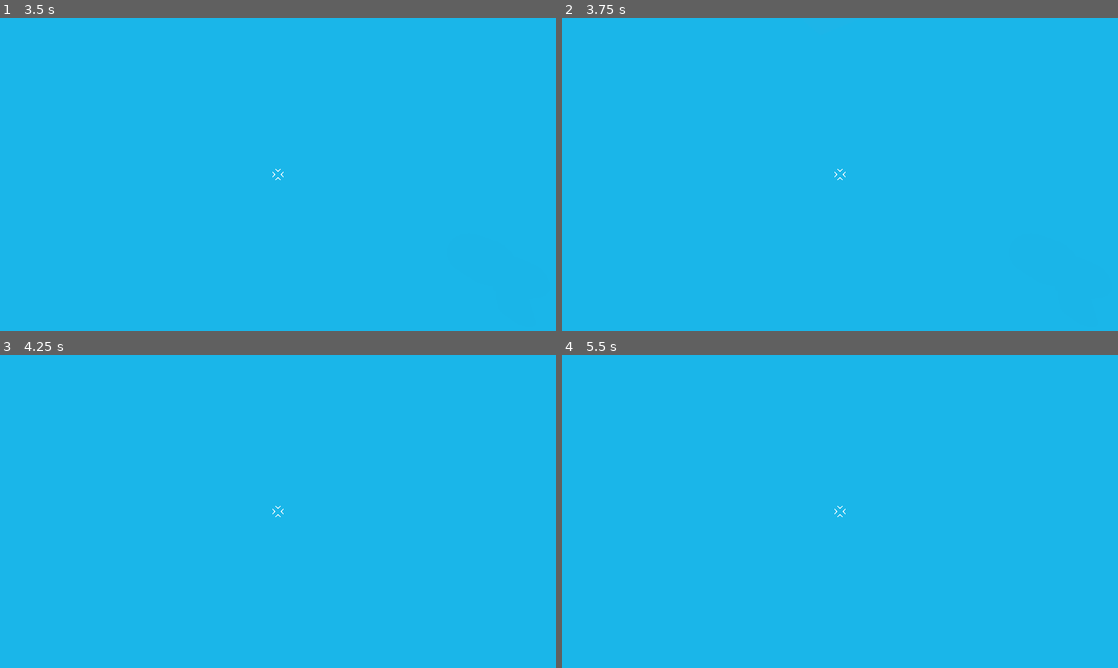
Above: before the commit, frames 1-4 (two rows, left to right).
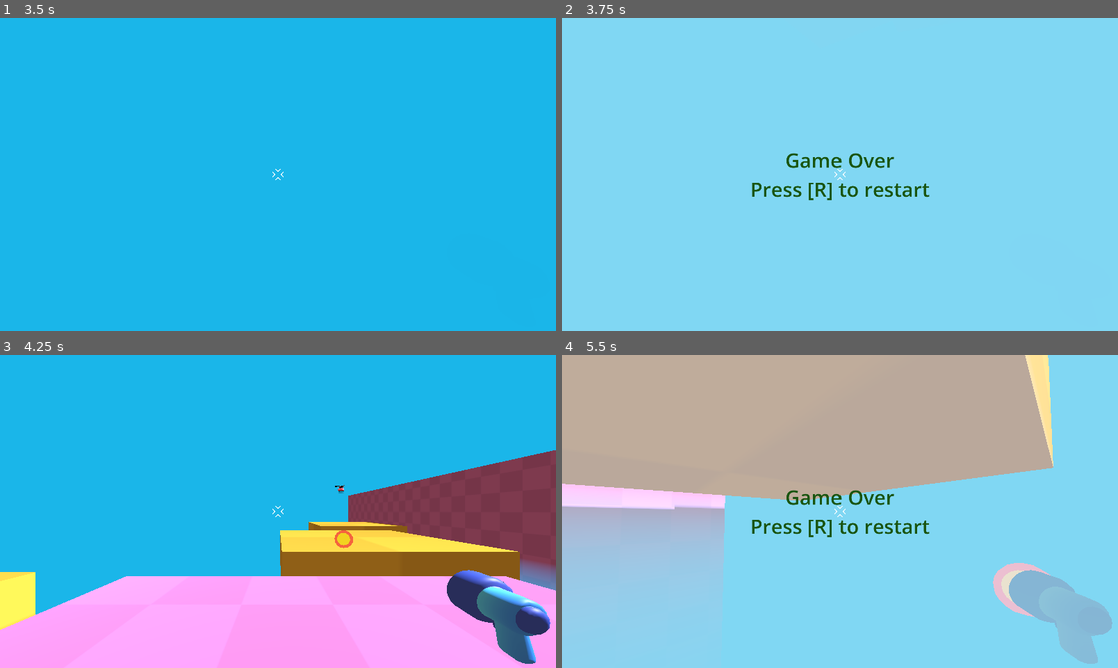
Above: after the commit, the same moments.

Repository: YvanDesPatates/Jelly_Belly_3D
Game: Godot game, scene res://level/game.tscn
The game is run twice, just before and just after one commit, with the same random seed, the same clock (stepped at 60 frames per second) and the same inputs.
Inputs (mouse positions are in pixels of both pictures, inside the frame that each line leads up to):
- Up to frame 1 (3.5 s): move the mouse to (305, 174) at 0.52 s; press the mouse at (305, 174) at 0.53 s; hold W (move_forward) from 0.53 s (still down); tap Space (jump) at 0.77, 1.52, 3.02 s; move the mouse to (250, 174) at 1.27 s; release the mouse at (250, 174) at 1.28 s; click (250, 174) at 1.35 s; move the mouse to (289, 168) at 2.02 s; press the mouse at (289, 168) at 2.03 s; move the mouse to (272, 180) at 2.77 s; release the mouse at (272, 180) at 2.78 s; click (272, 180) at 2.85 s
- Up to frame 2 (3.75 s): keep holding W (move_forward); tap Enter at 3.5 s; move the mouse to (878, 177) at 3.52 s; press the mouse at (878, 177) at 3.53 s
- Up to frame 3 (4.25 s): keep holding W (move_forward); tap Space (jump) at 3.77 s; tap R (restart, bound only after the commit) at 4.15 s
- Up to frame 4 (5.5 s): keep holding W (move_forward); move the mouse to (795, 508) at 4.27 s; release the mouse at (795, 508) at 4.28 s; click (795, 508) at 4.35 s; tap Space (jump) at 4.52 s; move the mouse to (845, 511) at 5.02 s; press the mouse at (845, 511) at 5.03 s

Frame 1 is identical in both runs. In frame 2, 100% of the frame differs, in the area x 0-100%, y 0-100%; in frame 3, 43%; in frame 4, 100%.

Commit message:
game over and restart

Diff:
--- /dev/null
+++ b/level/end_zone_player_killer.gd
@@ -0,0 +1 @@
+extends Area3D
--- a/level/game.tscn
+++ b/level/game.tscn
@@ -6,14 +6,27 @@
 [ext_resource type="Script" uid="uid://vqfuouvfka5p" path="res://level/MoovingPlateform.gd" id="4_l5ub2"]
 [ext_resource type="Script" uid="uid://qn138cn5r048" path="res://mob/spawners_manager.gd" id="6_8jqrf"]
 [ext_resource type="PackedScene" uid="uid://dqif2r4xg7gkr" path="res://mob/spawner.tscn" id="6_to0a4"]
+[ext_resource type="Script" uid="uid://uqn42n1i0vjg" path="res://level/end_zone_player_killer.gd" id="7_8jqrf"]
 
 [sub_resource type="GDScript" id="GDScript_to0a4"]
 script/source = "extends Node3D
 
 @onready var bat_model: Node3D = %bat_model
+@onready var canvas_layer: CanvasLayer = %CanvasLayer
+
+func _ready() -> void:
+	canvas_layer.visible = false
 
 func take_damage():
 	bat_model.hurt()
+
+func game_over():
+	canvas_layer.visible = true
+	get_tree().paused = true
+
+
+func _on_end_zone_player_killer_entered(area: Area3D) -> void:
+	game_over()
 "
 
 [sub_resource type="Environment" id="Environment_ijeiy"]
@@ -81,6 +94,9 @@
 &"turning_plateform": SubResource("Animation_to0a4")
 }
 
+[sub_resource type="BoxShape3D" id="BoxShape3D_famlx"]
+size = Vector3(4025.8596, 1.9541016, 165.38843)
+
 [node name="Game" type="Node3D" unique_id=736855]
 script = SubResource("GDScript_to0a4")
 
@@ -247,8 +263,9 @@
 size = Vector3(27, 22, 48)
 material = ExtResource("2_hjeur")
 
-[node name="SpawnersManager" type="Node" parent="." unique_id=624069427]
+[node name="SpawnersManager" type="Node" parent="." unique_id=624069427 node_paths=PackedStringArray("spawners")]
 script = ExtResource("6_8jqrf")
+spawners = [NodePath("Spawner"), NodePath("Spawner2"), NodePath("Spawner3")]
 
 [node name="Spawner" parent="SpawnersManager" unique_id=2142684305 instance=ExtResource("6_to0a4")]
 transform = Transform3D(1, 0, 0, 0, 1, 0, 0, 0, 1, -47, 7, 30)
@@ -262,4 +279,37 @@
 [node name="SpawnTimer" type="Timer" parent="SpawnersManager" unique_id=622784395]
 autostart = true
 
+[node name="CanvasLayer" type="CanvasLayer" parent="." unique_id=154054084]
+unique_name_in_owner = true
+process_mode = 4
+
+[node name="ColorRect" type="ColorRect" parent="CanvasLayer" unique_id=307091560]
+offset_right = 1923.0
+offset_bottom = 1085.0
+color = Color(1, 1, 1, 0.44705883)
+
+[node name="Label" type="Label" parent="CanvasLayer" unique_id=1612388374]
+anchors_preset = 14
+anchor_top = 0.5
+anchor_right = 1.0
+anchor_bottom = 0.5
+offset_top = -96.5
+offset_bottom = 96.5
+grow_horizontal = 2
+grow_vertical = 2
+size_flags_horizontal = 4
+theme_override_colors/font_color = Color(0.10052004, 0.33443132, 0.06367304, 1)
+theme_override_font_sizes/font_size = 69
+text = "Game Over
+Press [R] to restart"
+horizontal_alignment = 1
+
+[node name="EndZonePlayerKillerArea3D" type="Area3D" parent="." unique_id=2001198029]
+script = ExtResource("7_8jqrf")
+
+[node name="CollisionShape3D" type="CollisionShape3D" parent="EndZonePlayerKillerArea3D" unique_id=218309328]
+transform = Transform3D(1, 0, 0, 0, 1, 0, 0, 0, 1, 0, -3.1624072, 0)
+shape = SubResource("BoxShape3D_famlx")
+
 [connection signal="timeout" from="SpawnersManager/SpawnTimer" to="SpawnersManager" method="_on_spawn_timer_timeout"]
+[connection signal="area_entered" from="EndZonePlayerKillerArea3D" to="." method="_on_end_zone_player_killer_entered"]
--- a/mob/spawner.gd
+++ b/mob/spawner.gd
@@ -4,9 +4,6 @@
 const ENNEMY = preload("uid://cy48d7vcv2jyb")
 @onready var GAME: Node3D = get_node("/root/Game")
 
-func _ready() -> void:
-	spawners_manager.declare_new_spawner(self)
-
 func spawn_mob():
 	var new_ennemy: Node3D = ENNEMY.instantiate()
 	new_ennemy.global_position = global_position + Vector3.DOWN
--- a/mob/spawners_manager.gd
+++ b/mob/spawners_manager.gd
@@ -1,10 +1,10 @@
 extends Node
 class_name spawners_manager
 
-static var spawners: Array[spawner]
-
-static func declare_new_spawner(new_spawner: spawner):
-	spawners.append(new_spawner)
+@export var spawners: Array[spawner]
 
 func _on_spawn_timer_timeout() -> void:
 	spawners.pick_random().spawn_mob()
+
+func is_actual_spawner(obj: Node):
+	return  obj != null
--- a/project.godot
+++ b/project.godot
@@ -14,6 +14,10 @@
 run/main_scene="uid://cchrdtla3353l"
 config/features=PackedStringArray("4.6", "Mobile")
 config/icon="res://icon.svg"
+
+[autoload]
+
+RestarterNode="*uid://drevd842u54h4"
 
 [display]
 
@@ -71,6 +75,11 @@
 , Object(InputEventJoypadMotion,"resource_local_to_scene":false,"resource_name":"","device":-1,"axis":5,"axis_value":1.0,"script":null)
 ]
 }
+restart={
+"deadzone": 0.2,
+"events": [Object(InputEventKey,"resource_local_to_scene":false,"resource_name":"","device":-1,"window_id":0,"alt_pressed":false,"shift_pressed":false,"ctrl_pressed":false,"meta_pressed":false,"pressed":false,"keycode":0,"physical_keycode":82,"key_label":0,"unicode":114,"location":0,"echo":false,"script":null)
+]
+}
 
 [physics]
 
--- /dev/null
+++ b/restarter_node.gd
@@ -0,0 +1,9 @@
+extends Node
+
+func _ready() -> void:
+	process_mode = Node.PROCESS_MODE_ALWAYS
+
+func _input(event: InputEvent) -> void:
+	if event.is_action_pressed("restart"):
+		get_tree().paused = false
+		get_tree().reload_current_scene()
Not shown, added: level/end_zone_player_killer.gd.uid
Not shown, added: restarter_node.gd.uid
